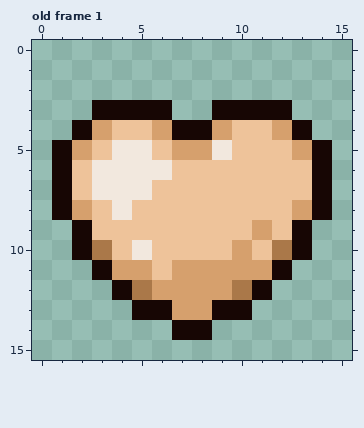
Pixel-art file -- chocokurei/App/images/choco1.aseprite. The first picture shows the starting point.
16x16 pixels, 1 frame. Shown: old frame 1. The commit also changed other frames, which this record leaves out.
Once edited:
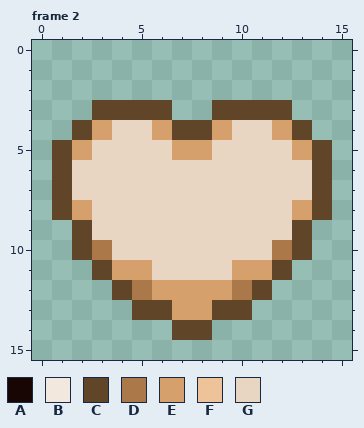
Palette (. is transparent): A #170604  B #f2e8de  C #614528  D #aa7849  E #d6a06d  F #eec39a  G #e8d5c2
A new or re-ordered frame is compared with the old frame closest to it.
Diff:
frames 1 -> 8
Changed rows in their new state; - is an unchanged pixel.
Frame 2 is new; against old frame 1, layer "Layer 1":
first column x 1:
 3 --CCCC--CCCC--
 4 -C-GG-CC-GG-C-
 5 C-GGGG--GGGG-C
 6 CGGGGGGGGGGGGC
 7 CGGGGGGGGGGGGC
 8 C-GGGGGGGGGG-C
 9 -CGGGGGGGGGGC-
10 -C-GGGGGGGG-C-
11 --C--GGGG--C--
12 ---C------C---
13 ----CC--CC----
14 ------CC------
